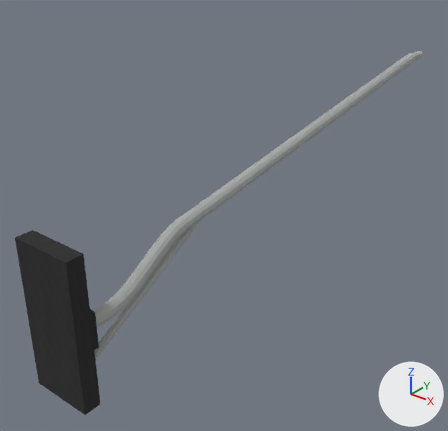
The OBJ model src/main/resources/assets/realgrid/models/block/pole_light_mount/arm_4_straight.obj, before and after one commit.
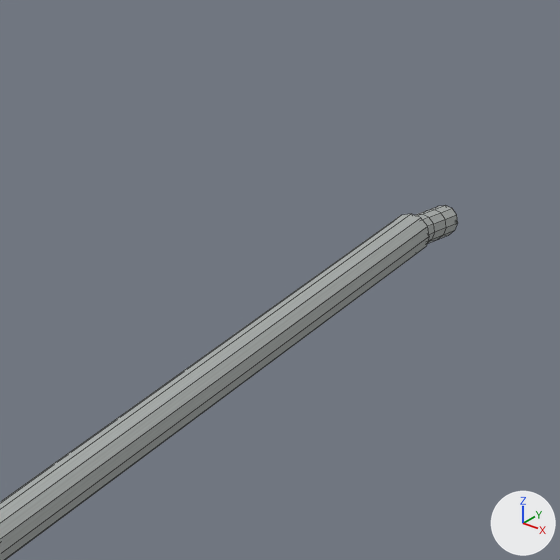
There are two pictures of each version: one whole from a camera (50 mm lens) standing at (2.698, -2.406, 2.306) and looking at (0.241, 0.664, 0.402), one close up on the part from 69% to 100% of the width and 0% to 32% of the height. Lighting does not change. The marker at lower right points along +X, +Y and +Z. The last two pictures show the newer version. The close-ups show mesh edges as thin lines. Where no turn or scale is listed for an object, it has been applied to the vertices. Vertices at exactly the same position are counted once.

The scene before the commit, as lines of its bpy script (objects in view):
```python
me_pole_light_mount_4_straight = bpy.data.meshes.new('pole_light_mount_4_straight')
me_pole_light_mount_4_straight.from_pydata(...)  # 264 vertices, 237 faces; spans x 0.31..0.69, y -1.0..3.19, z 0.06..1.2
# faces by material slot: [24, 213]
me_pole_light_mount_4_straight.materials.append(mat_clamp)  # picture img_pole_light_mount_clamp
me_pole_light_mount_4_straight.materials.append(mat_metal)  # picture img_pole_light_mount_metal
ob_pole_light_mount_4_straight = bpy.data.objects.new('pole_light_mount_4_straight', me_pole_light_mount_4_straight)
ob_pole_light_mount_4_straight.location = (0.0, 0.0, 0.0)
```
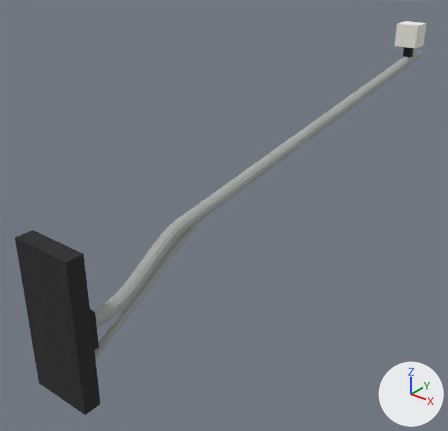
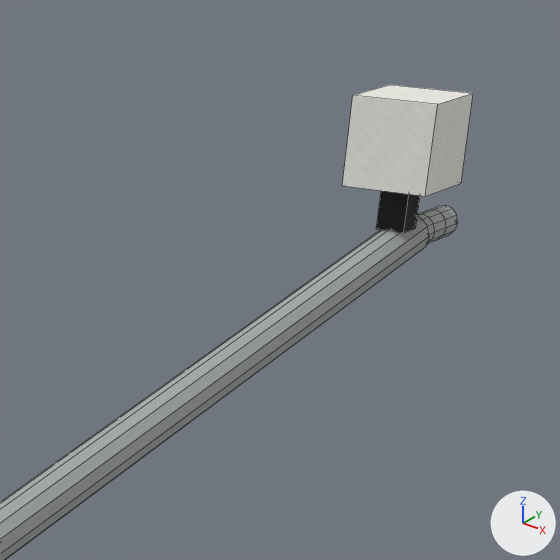
What differs and where, as boxes [x1, y1, x2, y2] in the close-ups (560 x 560 px):
'pole_light_mount_4_straight', reshaped: before [0, 205, 458, 560]; after [0, 85, 473, 560]
part 1 of me_pole_light_mount_4_straight, added: after [376, 191, 420, 233]
part 2 of me_pole_light_mount_4_straight, added: after [342, 85, 473, 196]

What the commit changed:
Picture 'pole_light_mount_porcelain' (img_pole_light_mount_porcelain) is new.
Material 'porcelain' (mat_porcelain) is new.
Its texture is img_pole_light_mount_porcelain.
Its roughness is 1.0.
me_pole_light_mount_4_straight is used by ob_pole_light_mount_4_straight; location (0.0, 0.0, 0.0).
me_pole_light_mount_4_straight had 264 vertices, 237 faces and spanned x 0.31..0.69, y -1.0..3.19, z 0.06..1.2.
me_pole_light_mount_4_straight now has 280 vertices, 249 faces and spans x 0.31..0.69, y -1.0..3.19, z 0.06..1.46.
me_pole_light_mount_4_straight part 1: a new loose piece, a box spanning x 0.469..0.531, y 2.896..2.959, z 1.18..1.274, in mat_clamp (picture img_pole_light_mount_clamp).
me_pole_light_mount_4_straight part 2: a new loose piece, a box spanning x 0.41..0.59, y 2.83..3.02, z 1.27..1.46, in mat_porcelain (picture img_pole_light_mount_porcelain).
me_pole_light_mount_4_straight gains material mat_porcelain (picture img_pole_light_mount_porcelain).
